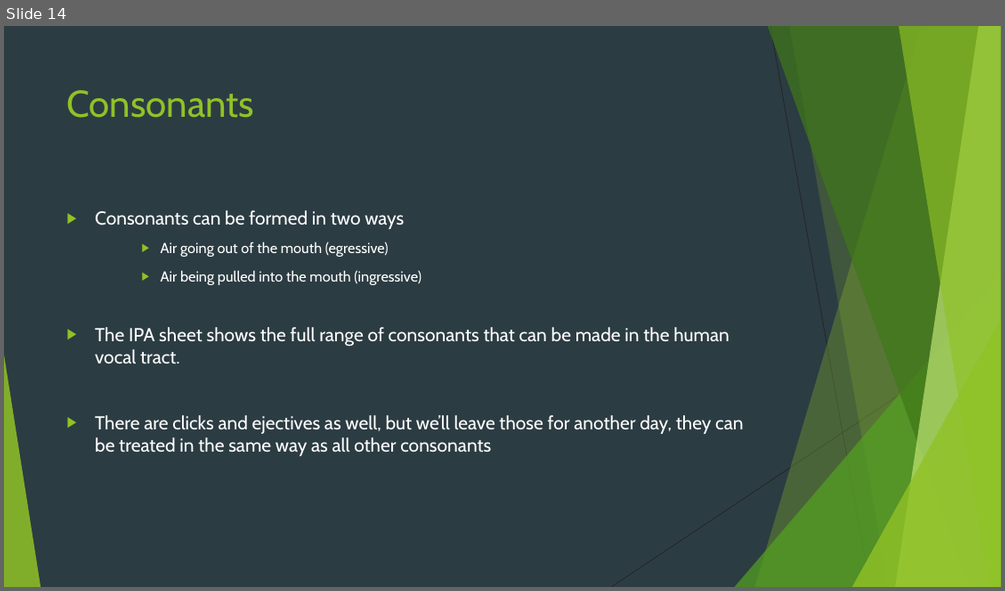
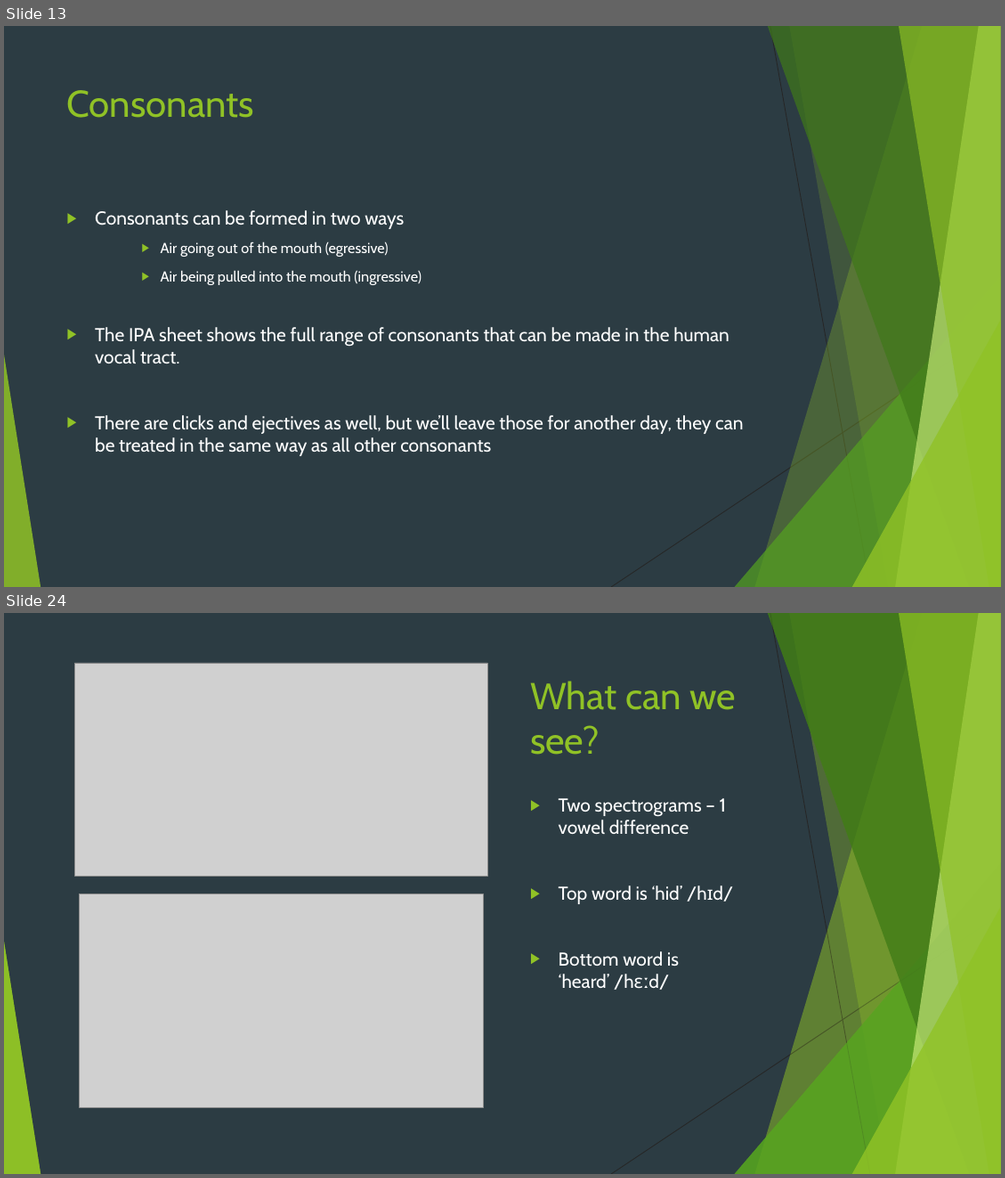
Before and after one commit to krownniuqjk/Lectures, a slide deck: Short Course in Linguistics Wk 1.pptx. Shown one above the other, each under a label of ours: slide 14 before the commit, slides 13 and 24 after it; the slides between them are not shown. The pictures are 1005x591 and 1005x1178 pixels, drawn with LibreOffice and Linux fonts; fonts in the diff are those of the drawing; grey boxes stand for pictures. Boxes give left, top, right and bottom in pixels: in the first picture for what was removed or moved away, otherwise in the second. Text is boxed around its words. In the diff, an @@ line names an element or a change of style, - is before the commit and + after.

```diff
--- a/Short Course in Linguistics Wk 1.pptx
+++ b/Short Course in Linguistics Wk 1.pptx
@@ slide 24 added at bbox=[4, 613, 1001, 1174], background #2C3C43; not listed: 8 template elements that a slide beside it also shows @@
@@ picture added at bbox=[74, 663, 487, 876] @@
@@ title added at bbox=[530, 681, 736, 755], 36 pt, text #90C226 @@
+What can we see?
@@ text added at bbox=[558, 798, 726, 988], 18 pt, text #FFFFFF @@
+▶ Two spectrograms – 1 vowel difference
+▶ Top word is ‘hid’ /hɪd/
+▶ Bottom word is ‘heard’ /hɛːd/
@@ picture added at bbox=[79, 894, 484, 1107] @@
@@ group added at bbox=[4, 613, 1001, 1174]: 5 freeform shapes, 3 triangles, 2 lines @@
@@ what was slide 14 is now slide 13 @@
```
Also in this commit, not shown: 1 slide changed, 41 other slides added, 2 slides removed, 1 other file.
